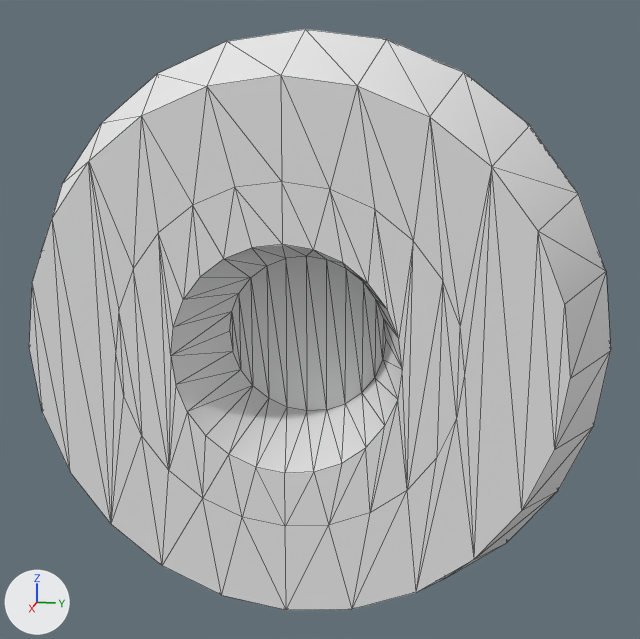
The OBJ model Assets/Assets/kenney_car-kit/Models/OBJ format/wheelRacing.obj, before and after one commit.
The view is the same before and after, from a 50 mm lens placed at (0.913, 0.187, 0.233), pointed at (-0.002, 0.004, 0.004). Lighting does not change. The marker at lower left points along +X, +Y and +Z. The picture after the commit comes second. Mesh edges are drawn as thin lines. Where no turn or scale is listed for an object, it has been applied to the vertices.

The first picture shows 'wheelRacing'.
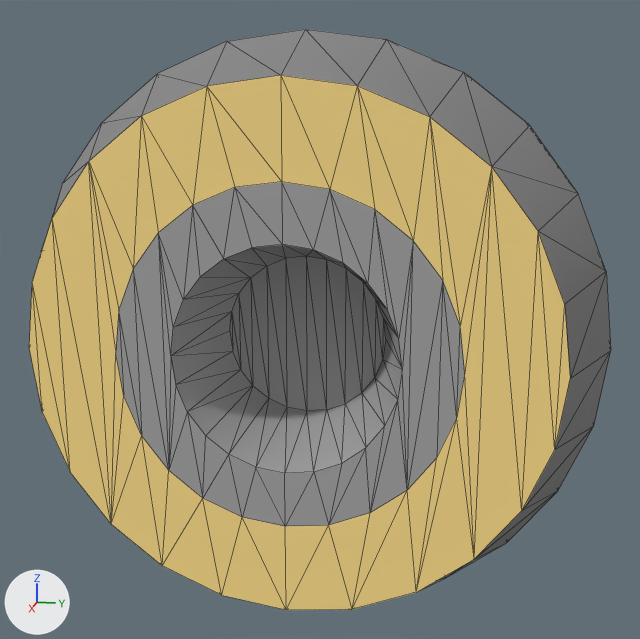
Changed parts and their boxes (x1, y1, x2, y2) in the pictures (640 x 639 px):
'wheelRacing', recoloured (darker)
    both: (29, 29, 611, 610)

Patch to the scene script:
```diff
--- a/Assets/Assets/kenney_car-kit/Models/OBJ format/wheelRacing.obj.py
+++ b/Assets/Assets/kenney_car-kit/Models/OBJ format/wheelRacing.obj.py
@@ mat_cartire @@
 mat_cartire = principled_material('carTire')
-mat_cartire.base_color = (0.8, 0.8, 0.8)  # white #e7e7e7
+mat_cartire.base_color = (0.239, 0.239, 0.239)  # grey #868686
 mat_cartire.roughness = 1.0
@@ mat_plastic @@
 mat_plastic = principled_material('plastic')
-mat_plastic.base_color = (0.8, 0.8, 0.8)  # white #e7e7e7
+mat_plastic.base_color = (0.376, 0.376, 0.376)  # grey #a5a5a5
 mat_plastic.roughness = 1.0
@@ mat_paintyellow @@
 mat_paintyellow = principled_material('paintYellow')
-mat_paintyellow.base_color = (0.8, 0.8, 0.8)  # white #e7e7e7
+mat_paintyellow.base_color = (1.0, 0.74, 0.259)  # yellow #ffdf8b
 mat_paintyellow.roughness = 1.0
```
